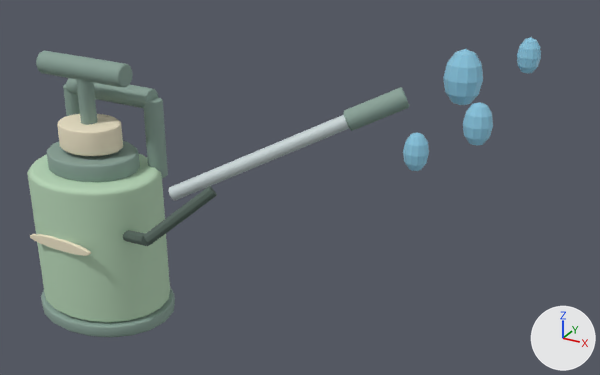
A saved change to the Blender file assets/game-assets/WaterSprayKit.blend.
One viewpoint serves both versions: a 50 mm camera at (1.213, -1.914, 1.471) aimed at (0.133, 0.05, 0.489). Arrows for +X, +Y and +Z are at lower right; the lights stay in place. The first picture is the older version.

The first picture shows 'WaterSprayKit_Back_Handle_Grip', 'WaterSprayKit_Back_Handle_L', 'WaterSprayKit_Back_Handle_R', 'WaterSprayKit_Base_Ring', 'WaterSprayKit_Cap', 'WaterSprayKit_Droplet_01', 'WaterSprayKit_Droplet_02', 'WaterSprayKit_Droplet_03', 'WaterSprayKit_Droplet_04', 'WaterSprayKit_Front_Label', 'WaterSprayKit_Hose_A', 'WaterSprayKit_Hose_B', 'WaterSprayKit_Nozzle', 'WaterSprayKit_Pump_Handle', 'WaterSprayKit_Tank', 'WaterSprayKit_Top_Collar', 'WaterSprayKit_Wand' and 1 more.
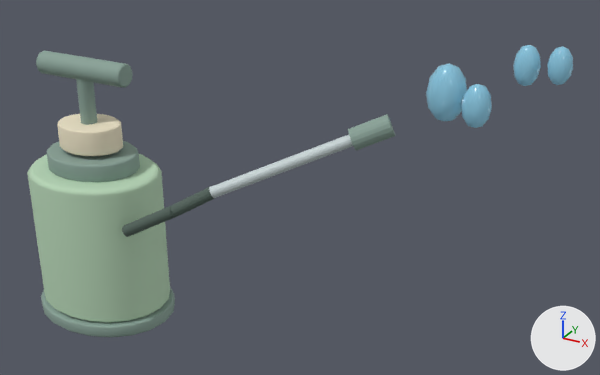
Commit message: Refine WaterSprayKit spray assembly

Changed parts and their boxes [x1, y1, x2, y2] in the pictures (600 x 375 px):
'WaterSprayKit_Wand', reshaped, moved, turned
    before: [168, 115, 349, 201]
    after: [209, 134, 353, 198]
'WaterSprayKit_Droplet_01', moved
    before: [443, 49, 483, 105]
    after: [426, 64, 467, 121]
'WaterSprayKit_Nozzle', reshaped, moved, turned
    before: [343, 87, 409, 131]
    after: [348, 114, 395, 150]
'WaterSprayKit_Droplet_03', moved
    before: [403, 132, 429, 171]
    after: [513, 45, 541, 86]
'WaterSprayKit_Droplet_02', moved
    before: [463, 102, 493, 146]
    after: [461, 84, 492, 128]
'WaterSprayKit_Droplet_04', moved
    before: [517, 38, 541, 74]
    after: [547, 46, 573, 85]
'WaterSprayKit_Back_Handle_R', deleted
    before: [143, 97, 168, 178]
'WaterSprayKit_Back_Handle_Grip', deleted
    before: [66, 78, 158, 108]
'WaterSprayKit_Hose_B', reshaped, moved, turned
    before: [144, 186, 217, 245]
    after: [171, 187, 215, 217]
'WaterSprayKit_Hose_A', moved, turned
    before: [123, 230, 150, 246]
    after: [122, 206, 176, 237]
'WaterSprayKit_Front_Label', deleted
    before: [30, 234, 91, 256]
'WaterSprayKit_Back_Handle_L', deleted
    before: [63, 84, 80, 116]
part 1 of me_waterspraykit_hose_b_mesh, deleted
    before: [144, 186, 217, 245]
part 2 of me_waterspraykit_hose_b_mesh, added
    after: [171, 187, 215, 217]
part 3 of me_waterspraykit_wand_mesh, deleted
    before: [168, 115, 349, 201]
part 4 of me_waterspraykit_wand_mesh, added
    after: [209, 134, 353, 198]
part 5 of me_waterspraykit_nozzle_mesh, deleted
    before: [343, 87, 409, 131]
part 6 of me_waterspraykit_nozzle_mesh, added
    after: [348, 114, 395, 150]

The change, as a list of edits to the scene's bpy script:
```text
Change me_waterspraykit_hose_b_mesh:
    used by ob_waterspraykit_hose_b; location = (-0.084, -0.246, 0.472); rotation_euler = (0.973, 0.0, 2.319), in degrees (56, 0, 133)
    remove me_waterspraykit_hose_b_mesh.from_pydata(...)  # 48 vertices, 50 faces; spans x -0.017..0.017, y -0.017..0.017, z -0.116..0.116
    add me_waterspraykit_hose_b_mesh.from_pydata(...)  # 32 vertices, 18 faces; spans x -0.018..0.018, y -0.018..0.018, z -0.063..0.063
    me_waterspraykit_hose_b_mesh part 1: 48 vertices removed from x -0.017..0.017, y -0.017..0.017, z -0.116..0.116
    me_waterspraykit_hose_b_mesh part 2: 32 vertices added at x -0.018..0.018, y -0.018..0.018, z -0.063..0.063, forming a 16-sided cylinder along z
Change me_waterspraykit_wand_mesh:
    used by ob_waterspraykit_wand; location = (0.051, -0.031, 0.598); rotation_euler = (1.144, 0.0, 2.043), in degrees (66, 0, 117)
    remove me_waterspraykit_wand_mesh.from_pydata(...)  # 60 vertices, 62 faces; spans x -0.021..0.021, y -0.021..0.021, z -0.29..0.29
    add me_waterspraykit_wand_mesh.from_pydata(...)  # 36 vertices, 20 faces; spans x -0.017..0.017, y -0.017..0.017, z -0.215..0.215
    me_waterspraykit_wand_mesh part 3: 60 vertices removed from x -0.021..0.021, y -0.021..0.021, z -0.29..0.29
    me_waterspraykit_wand_mesh part 4: 36 vertices added at x -0.017..0.017, y -0.017..0.017, z -0.215..0.215, forming an 18-sided cylinder along z
Change me_waterspraykit_nozzle_mesh:
    used by ob_waterspraykit_nozzle; location = (0.336, 0.119, 0.743); rotation_euler = (1.161, 0.0, 2.09), in degrees (67, 0, 120)
    remove me_waterspraykit_nozzle_mesh.from_pydata(...)  # 48 vertices, 38 faces; spans x -0.031..0.031, y -0.031..0.031, z -0.088..0.088
    add me_waterspraykit_nozzle_mesh.from_pydata(...)  # 36 vertices, 20 faces; spans x -0.031..0.031, y -0.031..0.031, z -0.056..0.056
    me_waterspraykit_nozzle_mesh part 5: 48 vertices removed from x -0.031..0.031, y -0.031..0.031, z -0.088..0.088
    me_waterspraykit_nozzle_mesh part 6: 36 vertices added at x -0.031..0.031, y -0.031..0.031, z -0.056..0.056, forming an 18-sided cylinder along z
Remove ob_waterspraykit_back_handle_l:
    ob_waterspraykit_back_handle_l = bpy.data.objects.new('WaterSprayKit_Back_Handle_L', me_waterspraykit_back_handle_l_mesh)
Remove ob_waterspraykit_back_handle_r:
    ob_waterspraykit_back_handle_r = bpy.data.objects.new('WaterSprayKit_Back_Handle_R', me_waterspraykit_back_handle_r_mesh)
Remove ob_waterspraykit_back_handle_grip:
    ob_waterspraykit_back_handle_grip = bpy.data.objects.new('WaterSprayKit_Back_Handle_Grip', me_waterspraykit_back_handle_grip_mesh)
Change ob_waterspraykit_hose_a:
    ob_waterspraykit_hose_a.location: (-0.234, -0.261, 0.372) -> (-0.205, -0.232, 0.42)
    ob_waterspraykit_hose_a.rotation_euler: (1.216, 0.0, 1.012) -> (1.064, 0.0, 1.738)  # degrees (70, 0, 58) -> degrees (61, 0, 100)
Change ob_waterspraykit_hose_b:
    ob_waterspraykit_hose_b.location: (-0.084, -0.246, 0.472) -> (-0.075, -0.195, 0.495)
    ob_waterspraykit_hose_b.rotation_euler: (0.973, 0.0, 2.319) -> (1.072, 0.0, 2.002)  # degrees (56, 0, 133) -> degrees (61, 0, 115)
Change ob_waterspraykit_wand:
    ob_waterspraykit_wand.location: (0.051, -0.031, 0.598) -> (0.152, -0.083, 0.609)
    ob_waterspraykit_wand.rotation_euler: (1.144, 0.0, 2.043) -> (1.173, 0.0, 2.036)  # degrees (66, 0, 117) -> degrees (67, 0, 117)
Change ob_waterspraykit_nozzle:
    ob_waterspraykit_nozzle.location: (0.336, 0.119, 0.743) -> (0.366, 0.024, 0.709)
    ob_waterspraykit_nozzle.rotation_euler: (1.161, 0.0, 2.09) -> (1.173, 0.0, 2.036)  # degrees (67, 0, 120) -> degrees (67, 0, 117)
Change ob_waterspraykit_droplet_01:
    ob_waterspraykit_droplet_01.location: (0.536, 0.249, 0.828) -> (0.53, 0.134, 0.814)
Change ob_waterspraykit_droplet_02:
    ob_waterspraykit_droplet_02.location: (0.626, 0.119, 0.748) -> (0.619, 0.118, 0.796)
Change ob_waterspraykit_droplet_03:
    ob_waterspraykit_droplet_03.location: (0.486, 0.049, 0.667) -> (0.719, 0.193, 0.899)
Change ob_waterspraykit_droplet_04:
    ob_waterspraykit_droplet_04.location: (0.696, 0.299, 0.897) -> (0.803, 0.188, 0.911)
Remove ob_waterspraykit_front_label:
    ob_waterspraykit_front_label = bpy.data.objects.new('WaterSprayKit_Front_Label', me_waterspraykit_front_label_mesh)
```
